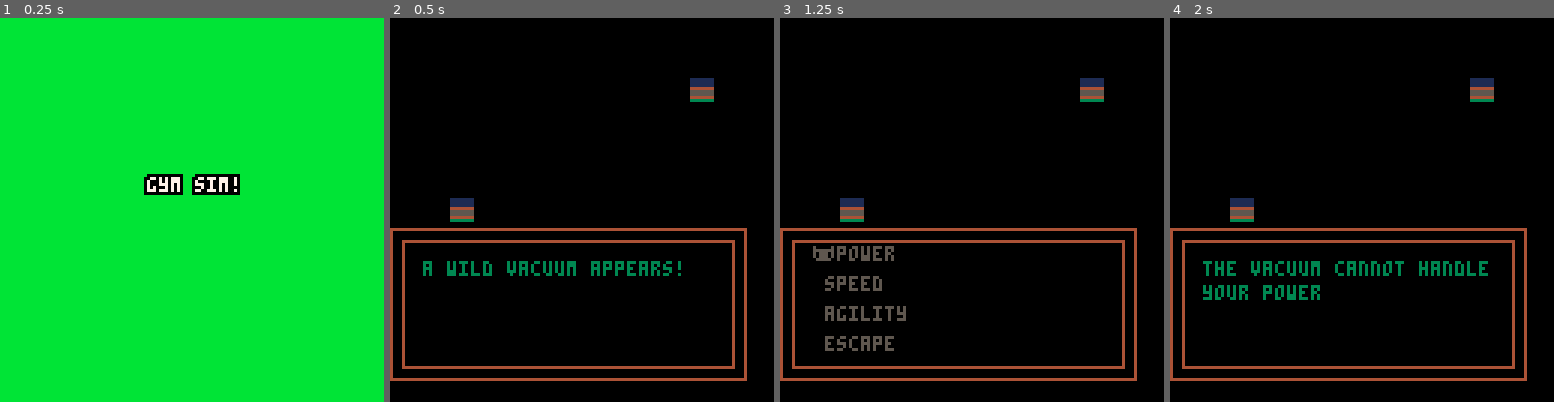
Above: before the commit, frames 1-4 (left to right).
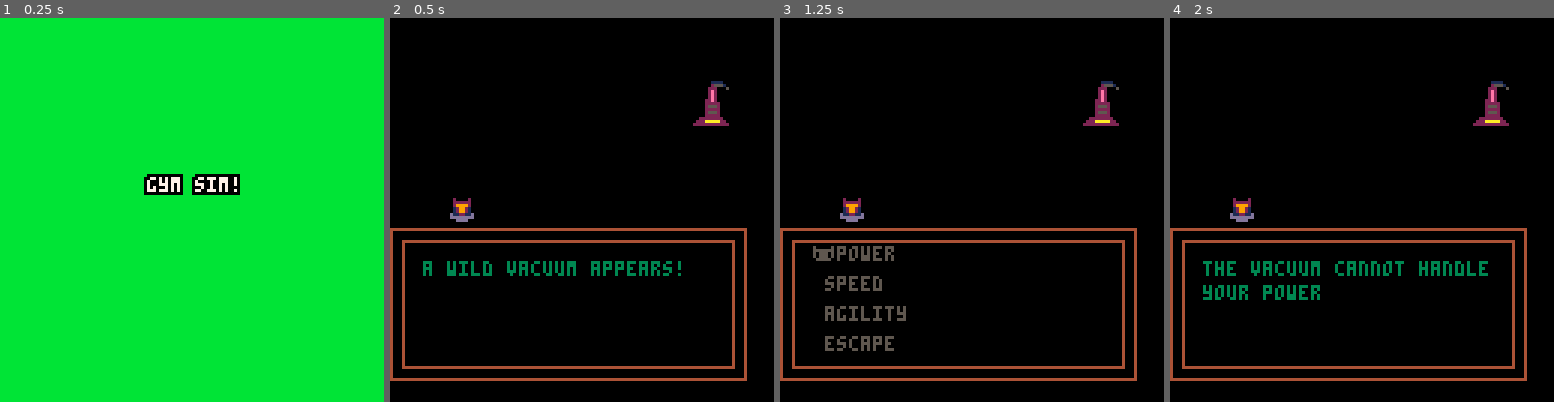
Above: after the commit, the same moments.

Repository: MarkNickerson/GymSim
Game: PICO-8 cartridge gymsim.p8
The game is run twice, just before and just after one commit, with the same random seed, the same clock (stepped at 60 frames per second) and the same inputs.
Inputs:
- Up to frame 1 (0.25 s): no input
- Up to frame 2 (0.5 s): tap X (X key) at 0.33 s
- Up to frame 3 (1.25 s): tap O (Z key) at 0.7 s; tap X (X key) at 1.07 s
- Up to frame 4 (2 s): hold Right from 1.6 s (still down); tap O (Z key) at 1.7 s; tap X (X key) at 1.85 s

Frame 1 is identical in both runs. In frame 2, 1.2% of the frame differs, in the area x 15-89%, y 15-54%; in frame 3, 1.2%; in frame 4, 1.2%.

Commit message:
Added vacuum sprite

Diff:
--- a/gymsim.p8
+++ b/gymsim.p8
@@ -69,9 +69,9 @@
   speed = 0.5, -- how far the player should travel over 60 seconds
   hearts = 3,
   cw = true,
-  runningBoost = false,
-  featherBoost = false,
-  punchingBoost = false
+  runningboost = false,
+  featherboost = false,
+  punchingboost = false
 }
 feathers = {}
 weights = {}
@@ -424,10 +424,13 @@
 
 function draw_boss()
   -- draw player sprite
-  spr(5, 20, 60)
+  spr(21, 20, 60)
 
   -- draw boss
-  spr(5, 100, 20)
+  spr(67, 100, 20)
+  spr(68, 108, 20)
+  spr(83, 100, 28)
+  spr(84, 108, 28)
 
   -- draw action box
   rect(0, 120, 118, 70, 4)
@@ -751,21 +754,21 @@
 00000000000000000000000000000000000000000000000000000000000000000000000000000000000000000000000000000000000000000000000000000000
 00000000000000000000000000000000000000000000000000000000000000000000000000000000000000000000000000000000000000000000000000000000
 00000000000000777700000000000000000000000000000000000000000000000000000000000000000000000000000000000000000000000000000000000000
-0000000000000d6666d0000000000000000000000000000000000000000000000000000000000000000000000000000000000000000000000000000000000000
-00000000000075666657000000000000000000000000000000000000000000000000000000000000000000000000000000000000000000000000000000000000
-00000000000765666656700000000000000000000000000000000000000000000000000000000000000000000000000000000000000000000000000000000000
-00000000000666d66d66600000000000000000000000000000000000000000000000000000000000000000000000000000000000000000000000000000000000
-00000000000d66666666d00000000000000000000000000000000000000000000000000000000000000000000000000000000000000000000000000000000000
-00000000000666666666600000000000000000000000000000000000000000000000000000000000000000000000000000000000000000000000000000000000
-00000000000666666666600000000000000000000000000000000000000000000000000000000000000000000000000000000000000000000000000000000000
-00000000000666666666600000000000000000000000000000000000000000000000000000000000000000000000000000000000000000000000000000000000
-00000000000556666666600000000000000000000000000000000000000000000000000000000000000000000000000000000000000000000000000000000000
-00000000000555d56666600000000000000000000000000000000000000000000000000000000000000000000000000000000000000000000000000000000000
-00000000000dddd66666500000000000000000000000000000000000000000000000000000000000000000000000000000000000000000000000000000000000
-00000000000666666655500000000000000000000000000000000000000000000000000000000000000000000000000000000000000000000000000000000000
-0000000000066666dd55500000000000000000000000000000000000000000000000000000000000000000000000000000000000000000000000000000000000
-00000000000666666dddd00000000000000000000000000000000000000000000000000000000000000000000000000000000000000000000000000000000000
-00000000000666666666600000000000000000000000000000000000000000000000000000000000000000000000000000000000000000000000000000000000
+0000000000000d6666d0000000000001111000000000000000000000000000000000000000000000000000000000000000000000000000000000000000000000
+00000000000075666657000000000002555100000000000000000000000000000000000000000000000000000000000000000000000000000000000000000000
+00000000000765666656700000000022200050000000000000000000000000000000000000000000000000000000000000000000000000000000000000000000
+00000000000666d66d6660000000002e200000000000000000000000000000000000000000000000000000000000000000000000000000000000000000000000
+00000000000d66666666d0000000002e200000000000000000000000000000000000000000000000000000000000000000000000000000000000000000000000
+0000000000066666666660000000002e200000000000000000000000000000000000000000000000000000000000000000000000000000000000000000000000
+0000000000066666666660000000022e200000000000000000000000000000000000000000000000000000000000000000000000000000000000000000000000
+00000000000666666666600000000222220000000000000000000000000000000000000000000000000000000000000000000000000000000000000000000000
+00000000000556666666600000000255520000000000000000000000000000000000000000000000000000000000000000000000000000000000000000000000
+00000000000555d56666600000000222220000000000000000000000000000000000000000000000000000000000000000000000000000000000000000000000
+00000000000dddd66666500000000255520000000000000000000000000000000000000000000000000000000000000000000000000000000000000000000000
+00000000000666666655500000000222220000000000000000000000000000000000000000000000000000000000000000000000000000000000000000000000
+0000000000066666dd55500000022222222000000000000000000000000000000000000000000000000000000000000000000000000000000000000000000000
+00000000000666666dddd00000222aaaaa2200000000000000000000000000000000000000000000000000000000000000000000000000000000000000000000
+00000000000666666666600002222222222220000000000000000000000000000000000000000000000000000000000000000000000000000000000000000000
 __gff__
 0001020202020202020202020000000000000000000000000000202040408080000000000000000000002020404080800000000000000000000000000000000000000000000000000000000000000000000000000000000000000000000000000000000000000000000000000000000000000000000000000000000000000000
 0000000000000000000000000000000000000000000000000000000000000000000000000000000000000000000000000000000000000000000000000000000000000000000000000000000000000000000000000000000000000000000000000000000000000000000000000000000000000000000000000000000000000000
